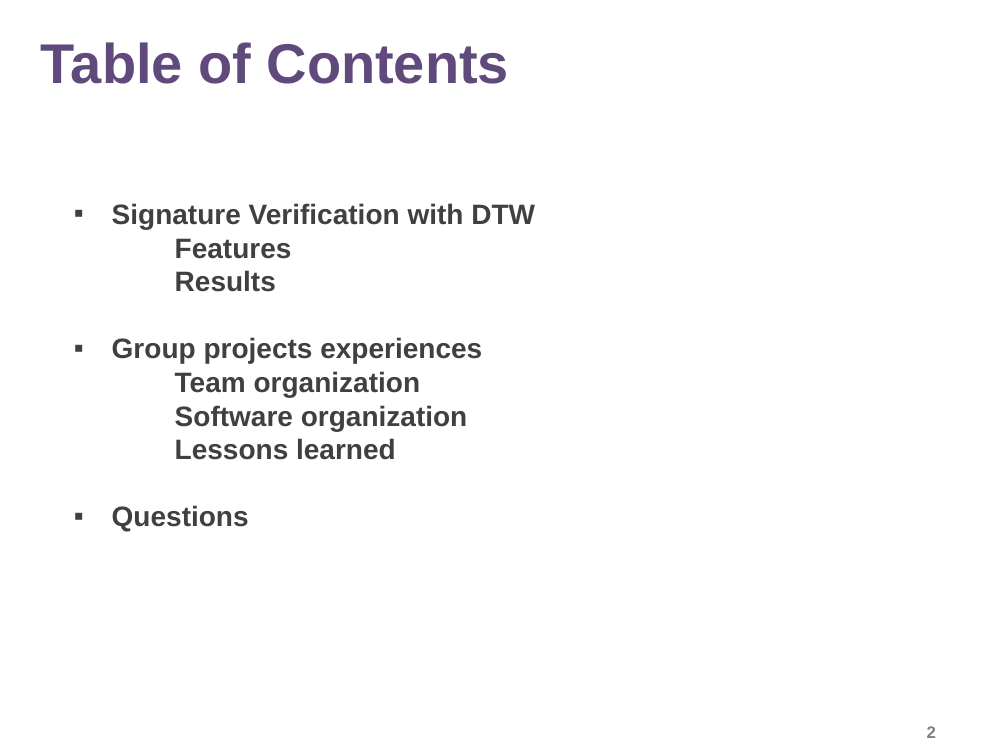
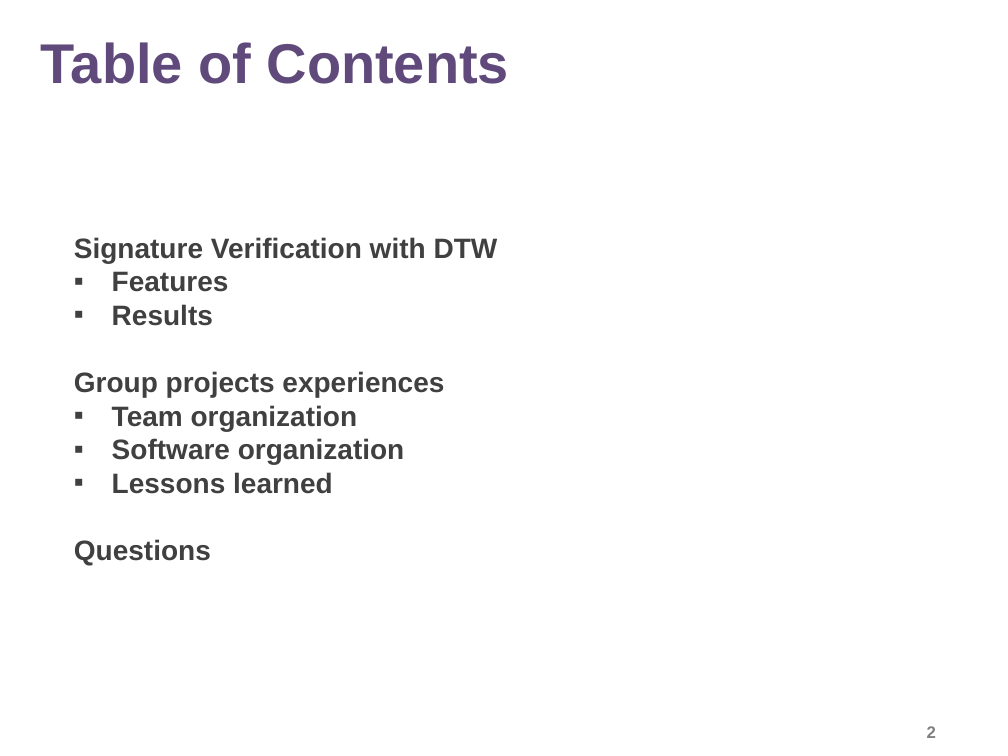
Before and after one commit to pas/pattern-recognition-2018-purple, a slide deck: slide 2 of patRec_purple_final.pptx. Drawn at 1008x756 pixels with LibreOffice and Linux fonts; fonts in the diff are those of the drawing; background and template pictures are left out. Boxes give left, top, right and bottom in pixels: in the first picture for what was removed or moved away, otherwise in the second. Text is boxed around its words. In the diff, an @@ line names an element or a change of style, - is before the commit and + after.

```diff
--- a/patRec_purple_final.pptx
+++ b/patRec_purple_final.pptx
@@ text "Signature Verification with DTW" at [74,237,498,565]: bullet ▪ to none; bullet none to ▪; list level 9 to 1 in "Features" @@
```
Also in this commit, not shown: 4 other slides changed.
